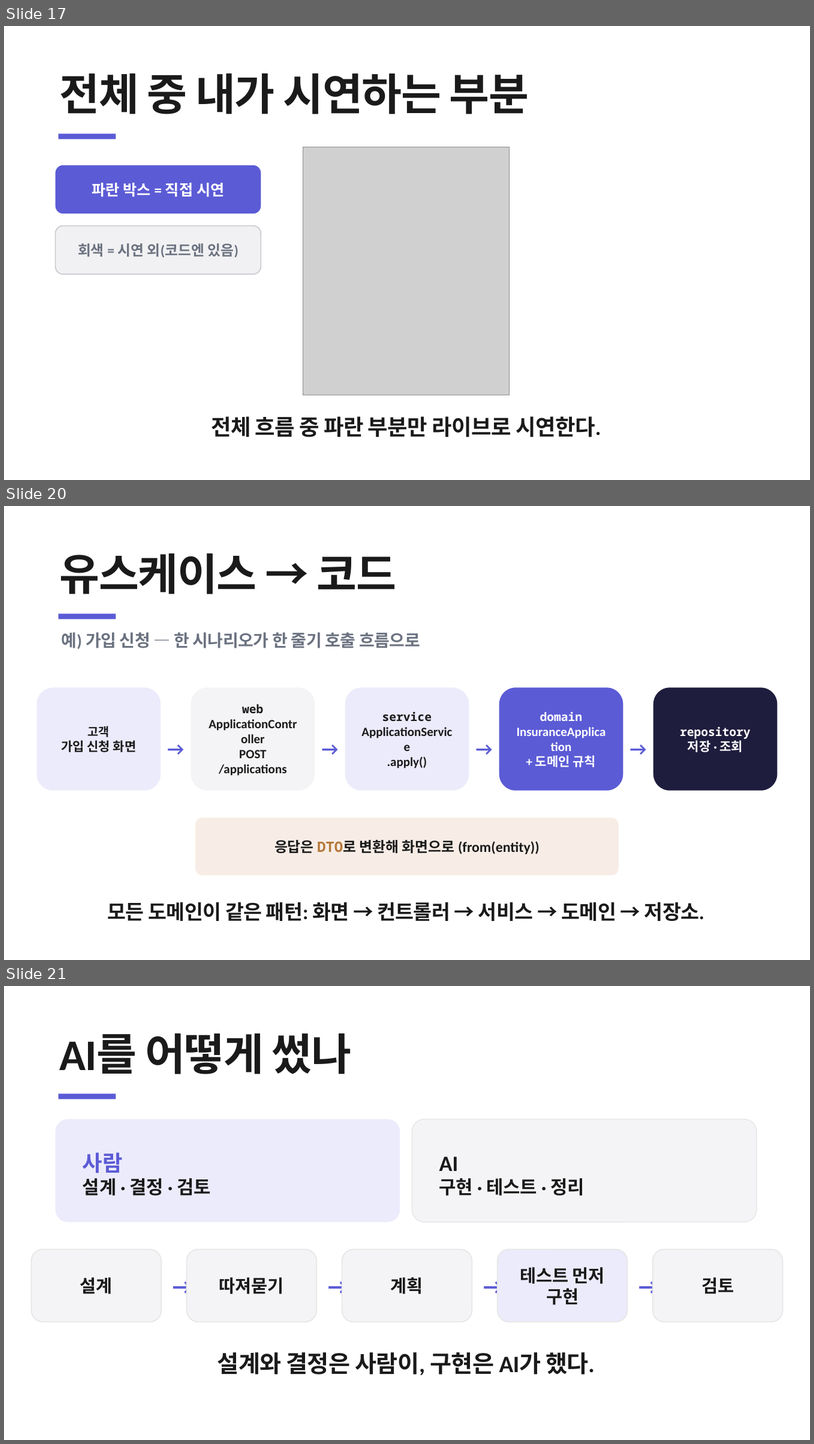
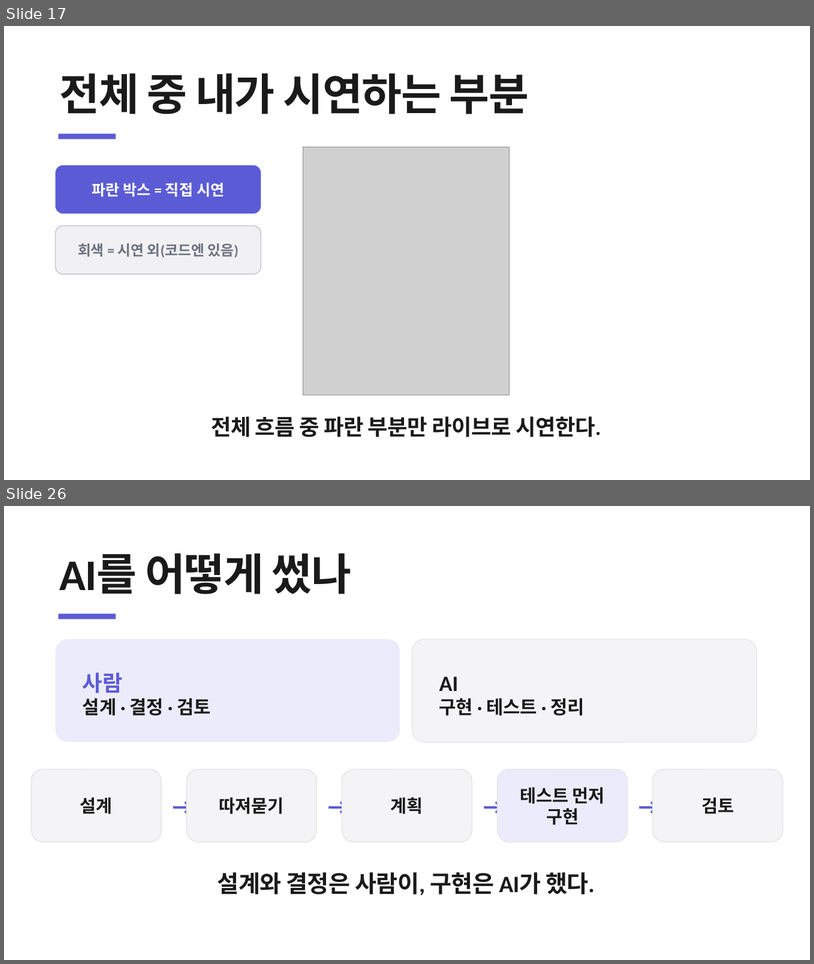
Before and after one commit to heyoonyoon/distributed-programming, a slide deck: docs/presentation/보험발표-figma.pptx. Shown one above the other, each under a label of ours: slides 17, 20 and 21 before the commit, slides 17 and 26 after it; the slides between them are not shown. The pictures are 814x1444 and 814x964 pixels, drawn with LibreOffice and Linux fonts; fonts in the diff are those of the drawing; grey boxes stand for pictures. Boxes give left, top, right and bottom in pixels: in the first picture for what was removed or moved away, otherwise in the second. Text is boxed around its words. In the diff, an @@ line names an element or a change of style, - is before the commit and + after.

```diff
--- a/docs/presentation/보험발표-figma.pptx
+++ b/docs/presentation/보험발표-figma.pptx
@@ slide 20 removed at (4, 506, 810, 960), background #FFFFFF @@
@@ text removed at (60, 553, 396, 594) @@
-유스케이스 → 코드
@@ rectangle removed at (59, 613, 116, 619) @@
@@ text removed at (62, 632, 420, 649) @@
-예) 가입 신청 — 한 시나리오가 한 줄기 호출 흐름으로
@@ rounded rectangle removed at (36, 687, 161, 790) @@
-고객
-가입 신청 화면
@@ rounded rectangle removed at (191, 687, 315, 790) @@
-web
-ApplicationController
-POST /applications
@@ rounded rectangle removed at (345, 687, 469, 790) @@
-service
-ApplicationService
-.apply()
@@ rounded rectangle removed at (500, 687, 623, 790) @@
-domain
-InsuranceApplication
-+ 도메인 규칙
@@ rounded rectangle removed at (654, 687, 778, 790) @@
-repository
-저장 · 조회
@@ text removed at (155, 727, 197, 769) @@
-→
@@ text removed at (309, 727, 351, 769) @@
-→
@@ text removed at (463, 727, 506, 769) @@
-→
@@ text removed at (617, 727, 660, 769) @@
-→
@@ rounded rectangle removed at (196, 817, 619, 875) @@
-응답은 DTO로 변환해 화면으로 (from(entity))
@@ text removed at (108, 901, 705, 921) @@
-모든 도메인이 같은 패턴: 화면 → 컨트롤러 → 서비스 → 도메인 → 저장소.
@@ what was slide 21 is now slide 26 @@
```
Also in this commit, not shown: 1 slide changed, 7 slides added, 1 other slide removed, 3 other files.
